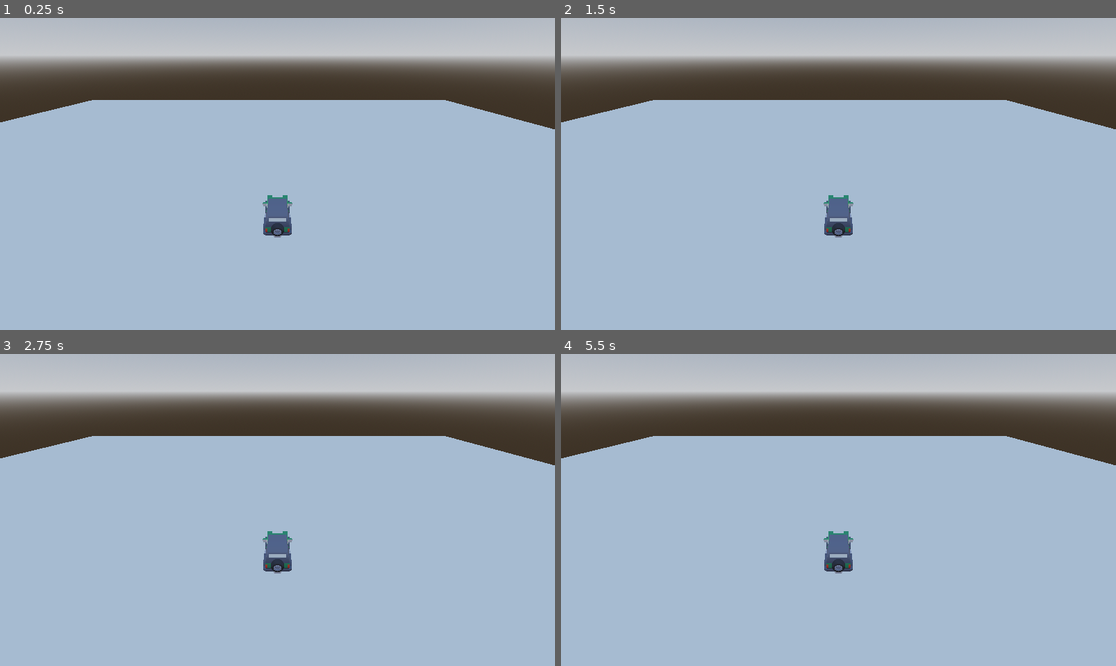
Above: before the commit, frames 1-4 (two rows, left to right).
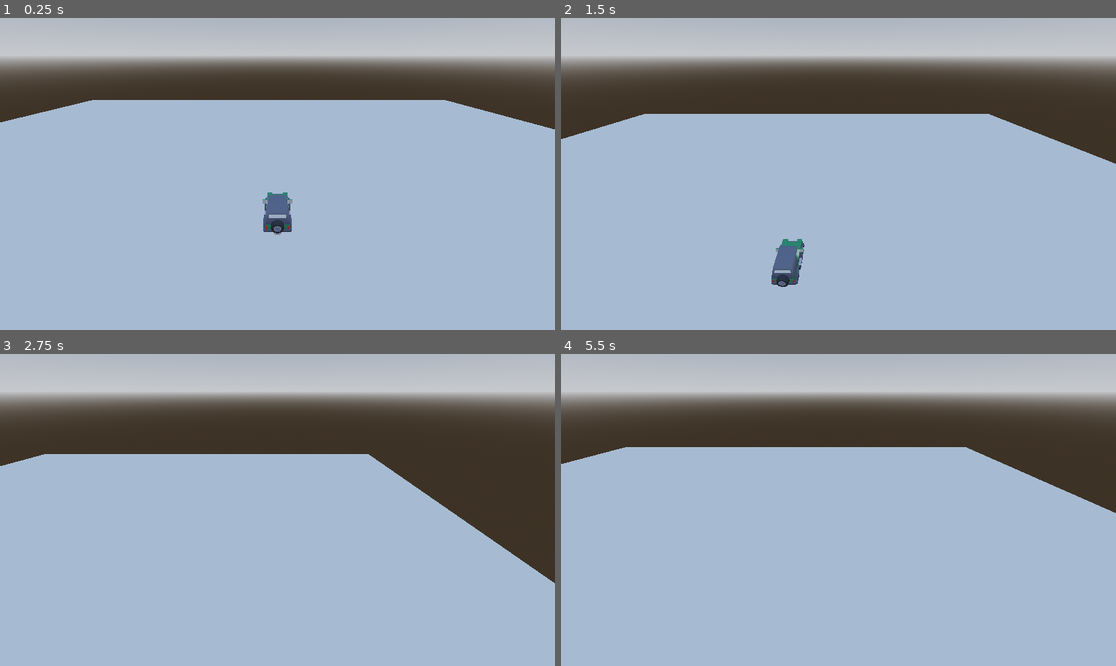
Above: after the commit, the same moments.

Repository: juhanakristian/ggj2025
Game: Godot game, scene res://scenes/player/testtrack/test.tscn
Same seed, same stepped clock (60 frames per second), same inputs: the game is played once before the commit and once after it. This scene is started directly instead of the project's main scene.
Inputs (mouse positions are in pixels of both pictures, inside the frame that each line leads up to):
- Up to frame 1 (0.25 s): no input
- Up to frame 2 (1.5 s): move the mouse to (960, 158) at 0.52 s; hold D (steer_right) 0.53-1.28 s; hold E 0.53-1.28 s; click (960, 158) at 0.67 s; move the mouse to (727, 189) at 1.27 s; hold S (brake) from 1.28 s (still down); tap Q at 1.35 s
- Up to frame 3 (2.75 s): move the mouse to (333, 441) at 2.02 s; release S (brake) at 2.03 s; hold D (steer_right) from 2.03 s (still down); hold Shift from 2.03 s (still down)
- Up to frame 4 (5.5 s): move the mouse to (810, 572) at 2.77 s; release D (steer_right) at 2.78 s; release Shift at 2.78 s; hold W (accelerate) 2.78-3.53 s; tap E at 2.85 s; click (810, 572) at 2.92 s; move the mouse to (1005, 556) at 3.52 s; hold Q 3.53-4.28 s; hold A (steer_left) 3.53-5.03 s; move the mouse to (672, 463) at 4.27 s; tap Shift at 4.35 s; move the mouse to (866, 510) at 5.02 s; hold S (brake) from 5.03 s (still down); hold E from 5.03 s (still down); click (866, 510) at 5.17 s

The runs differ from the first frame. In frame 1, 0.4% of the frame differs, in the area x 47-53%, y 55-71%; in frame 2, 6.6%; in frame 3, 12%, in the area x 0-100%, y 26-74%; in frame 4, 5.8%.

Commit message:
fix raycast

Diff:
--- a/scenes/player/player.tscn
+++ b/scenes/player/player.tscn
@@ -226,7 +226,7 @@
 [node name="Car" type="RigidBody3D"]
 collision_layer = 2
 physics_material_override = SubResource("PhysicsMaterial_6vf44")
-gravity_scale = 10.0
+gravity_scale = 3.0
 angular_damp = 5.0
 script = ExtResource("1_ms60d")
 
@@ -275,3 +275,4 @@
 skeleton = NodePath("")
 
 [node name="RayCast3D" type="RayCast3D" parent="CarMesh"]
+transform = Transform3D(1, 0, 0, 0, 1, 0, 0, 0, 1, 0, 0.117354, 0)
--- a/scenes/player/testtrack/test.tscn
+++ b/scenes/player/testtrack/test.tscn
@@ -1,5 +1,6 @@
-[gd_scene load_steps=6 format=3 uid="uid://ciljhihmmcf03"]
+[gd_scene load_steps=7 format=3 uid="uid://ciljhihmmcf03"]
 
+[ext_resource type="Script" path="res://addons/flcam/free_look_camera.gd" id="1_jy0m0"]
 [ext_resource type="PackedScene" uid="uid://qv6kfqkm3rw5" path="res://scenes/player/player.tscn" id="1_tuvqq"]
 
 [sub_resource type="ProceduralSkyMaterial" id="ProceduralSkyMaterial_0hocd"]
@@ -29,5 +30,8 @@
 
 [node name="Camera3D" type="Camera3D" parent="."]
 transform = Transform3D(1, 0, 0, 0, 0.863369, 0.504573, 0, -0.504573, 0.863369, 0, 5.39862, 7.79325)
+script = ExtResource("1_jy0m0")
 
 [node name="Car2" parent="." instance=ExtResource("1_tuvqq")]
+
+[editable path="Car2"]
--- /dev/null
+++ b/scenes/player/testtrack/test_scene.tscn
@@ -0,0 +1,73 @@
+[gd_scene load_steps=11 format=3 uid="uid://475pcxnrjtxc"]
+
+[ext_resource type="PackedScene" uid="uid://qv6kfqkm3rw5" path="res://scenes/player/player.tscn" id="1_sdce0"]
+
+[sub_resource type="ProceduralSkyMaterial" id="ProceduralSkyMaterial_74a4f"]
+sky_horizon_color = Color(0.64625, 0.65575, 0.67075, 1)
+ground_horizon_color = Color(0.64625, 0.65575, 0.67075, 1)
+
+[sub_resource type="Sky" id="Sky_pcewp"]
+sky_material = SubResource("ProceduralSkyMaterial_74a4f")
+
+[sub_resource type="Environment" id="Environment_pk4ow"]
+background_mode = 2
+sky = SubResource("Sky_pcewp")
+tonemap_mode = 2
+glow_enabled = true
+
+[sub_resource type="StandardMaterial3D" id="StandardMaterial3D_cv6gg"]
+uv1_scale = Vector3(10, 10, 10)
+
+[sub_resource type="PlaneMesh" id="PlaneMesh_8ah1i"]
+material = SubResource("StandardMaterial3D_cv6gg")
+size = Vector2(50, 50)
+
+[sub_resource type="BoxShape3D" id="BoxShape3D_cvbi4"]
+size = Vector3(50, 0.5, 50)
+
+[sub_resource type="StandardMaterial3D" id="StandardMaterial3D_pj28r"]
+uv1_triplanar = true
+
+[sub_resource type="BoxMesh" id="BoxMesh_jugg0"]
+material = SubResource("StandardMaterial3D_pj28r")
+size = Vector3(4, 2, 8)
+
+[sub_resource type="ConcavePolygonShape3D" id="ConcavePolygonShape3D_md76x"]
+data = PackedVector3Array(-2, 1, 4, 2, 1, 4, -2, -1, 4, 2, 1, 4, 2, -1, 4, -2, -1, 4, 2, 1, -4, -2, 1, -4, 2, -1, -4, -2, 1, -4, -2, -1, -4, 2, -1, -4, 2, 1, 4, 2, 1, -4, 2, -1, 4, 2, 1, -4, 2, -1, -4, 2, -1, 4, -2, 1, -4, -2, 1, 4, -2, -1, -4, -2, 1, 4, -2, -1, 4, -2, -1, -4, 2, 1, 4, -2, 1, 4, 2, 1, -4, -2, 1, 4, -2, 1, -4, 2, 1, -4, -2, -1, 4, 2, -1, 4, -2, -1, -4, 2, -1, 4, 2, -1, -4, -2, -1, -4)
+
+[node name="TestScene" type="Node3D"]
+
+[node name="DirectionalLight3D" type="DirectionalLight3D" parent="."]
+transform = Transform3D(-0.866025, -0.433013, 0.25, 0, 0.5, 0.866025, -0.5, 0.75, -0.433013, 0, 0, 0)
+shadow_enabled = true
+
+[node name="WorldEnvironment" type="WorldEnvironment" parent="."]
+environment = SubResource("Environment_pk4ow")
+
+[node name="Ground" type="MeshInstance3D" parent="."]
+mesh = SubResource("PlaneMesh_8ah1i")
+
+[node name="Ground" type="StaticBody3D" parent="Ground"]
+
+[node name="CollisionShape3D" type="CollisionShape3D" parent="Ground/Ground"]
+transform = Transform3D(1, 0, 0, 0, 1, 0, 0, 0, 1, 2.08165e-12, -0.25, 2.08165e-12)
+shape = SubResource("BoxShape3D_cvbi4")
+
+[node name="Camera3D" type="Camera3D" parent="."]
+transform = Transform3D(1, 0, 0, 0, 1, 0, 0, 0, 1, 0, 3, 6)
+
+[node name="MeshInstance3D" type="MeshInstance3D" parent="."]
+transform = Transform3D(1, 0, 0, 0, 0.969923, -0.243412, 0, 0.243412, 0.969923, 13, 0, 0)
+mesh = SubResource("BoxMesh_jugg0")
+
+[node name="StaticBody3D" type="StaticBody3D" parent="MeshInstance3D"]
+
+[node name="CollisionShape3D" type="CollisionShape3D" parent="MeshInstance3D/StaticBody3D"]
+shape = SubResource("ConcavePolygonShape3D_md76x")
+
+[node name="Car" parent="." instance=ExtResource("1_sdce0")]
+
+[node name="RayCast3D" parent="Car/CarMesh" index="1"]
+transform = Transform3D(1, 0, 0, 0, 1, 0, 0, 0, 1, 0, 0.385892, 0)
+
+[editable path="Car"]
